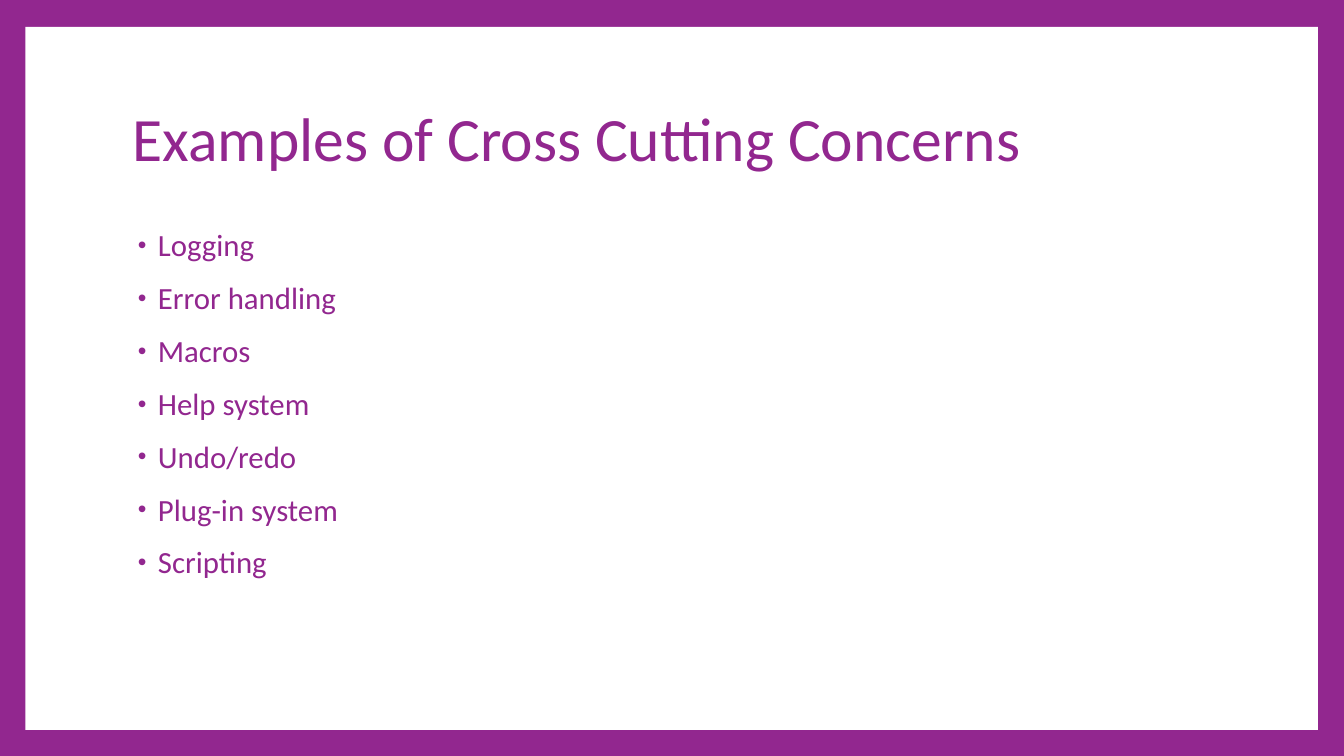
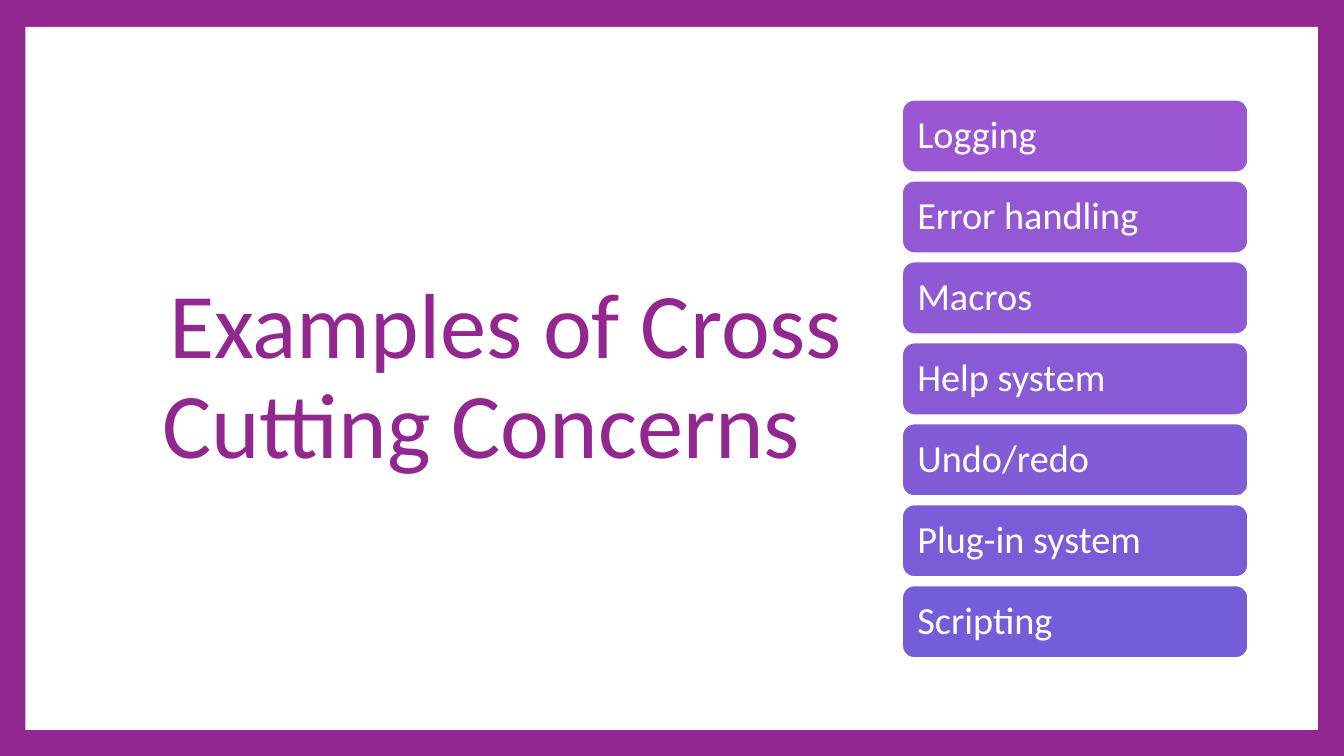
Before and after one commit to cdiggins/cs321, a slide deck: slide 9 of class-notes/cs321-winter-2023-lecture-17-architecture.pptx (slide 7 before the commit). Drawn at 1344x756 pixels with LibreOffice and Linux fonts; fonts in the diff are those of the drawing. Boxes give left, top, right and bottom in pixels: in the first picture for what was removed or moved away, otherwise in the second. Text is boxed around its words. In the diff, an @@ line names an element or a change of style, - is before the commit and + after.

```diff
--- a/class-notes/cs321-winter-2023-lecture-17-architecture.pptx
+++ b/class-notes/cs321-winter-2023-lecture-17-architecture.pptx
@@ title "Examples of Cross Cutting Concerns": place and size @@
-title "Examples of Cross Cutting Concerns" at (133, 118, 1020, 172)
+title "Examples of Cross Cutting Concerns" at (162, 294, 842, 474)
@@ title "Examples of Cross Cutting Concerns" at (162, 294, 842, 474): size 66 to 99 pt; alignment left to right @@
@@ text removed at (158, 235, 338, 579) @@
-• Logging
-• Error handling
-• Macros
-• Help system
-• Undo/redo
-• Plug-in system
-• Scripting
@@ group added at (902, 100, 1248, 658): 7 rounded rectangles, 7 texts @@
+Logging
+Error handling
+Macros
+Help system
+Undo/redo
+Plug-in system
+Scripting
```
Also in this commit, not shown: 6 other slides changed, 4 slides added, 20 slides removed, 5 other files.
